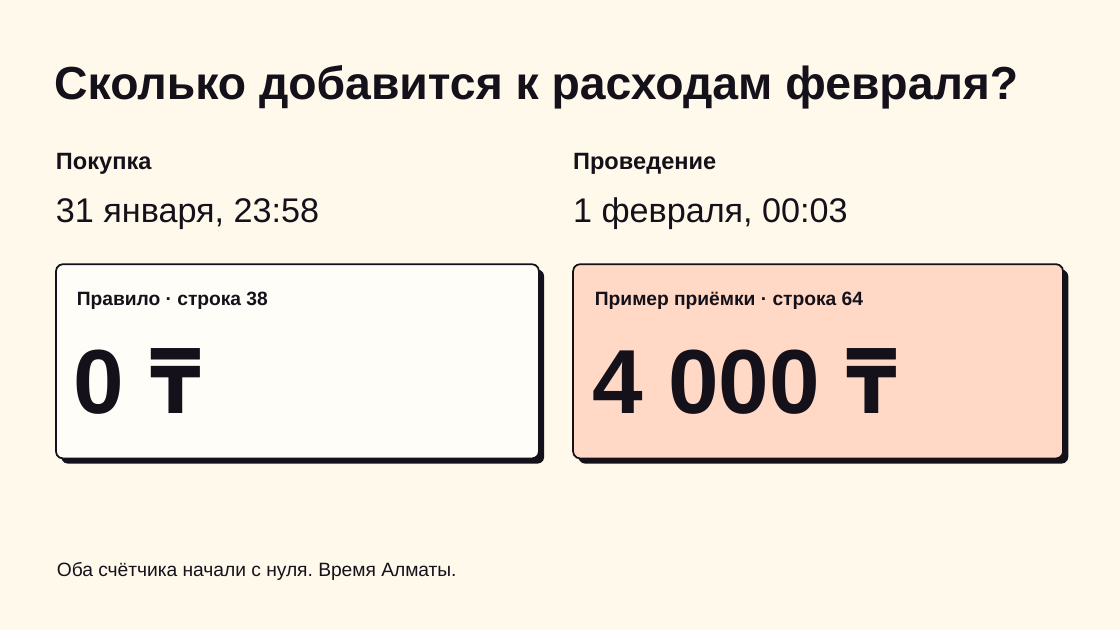
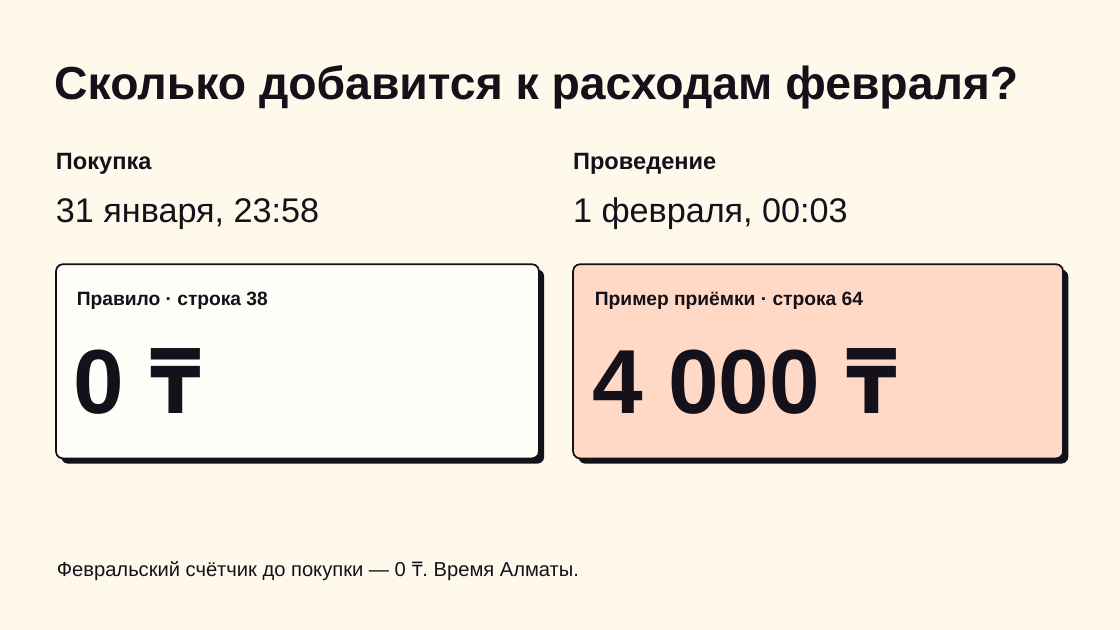
Before and after one commit to gojosatorukz/bcc-requirements-reviewer, a slide deck: slide 2 of presentation/bcc-pitch.pptx. Drawn at 1120x630 pixels with LibreOffice and Linux fonts; fonts in the diff are those of the drawing. Boxes give left, top, right and bottom in pixels: in the first picture for what was removed or moved away, otherwise in the second. Text is boxed around its words. In the diff, an @@ line names an element or a change of style, - is before the commit and + after.

```diff
--- a/presentation/bcc-pitch.pptx
+++ b/presentation/bcc-pitch.pptx
@@ text at (57, 561, 579, 581): text changed; size 16.5 to 17.2 pt @@
-Оба счётчика начали с нуля. Время Алматы.
+Февральский счётчик до покупки — 0 ₸. Время Алматы.
```
Also in this commit, not shown: 1 other slide changed, 1 slide added, 1 slide removed.
